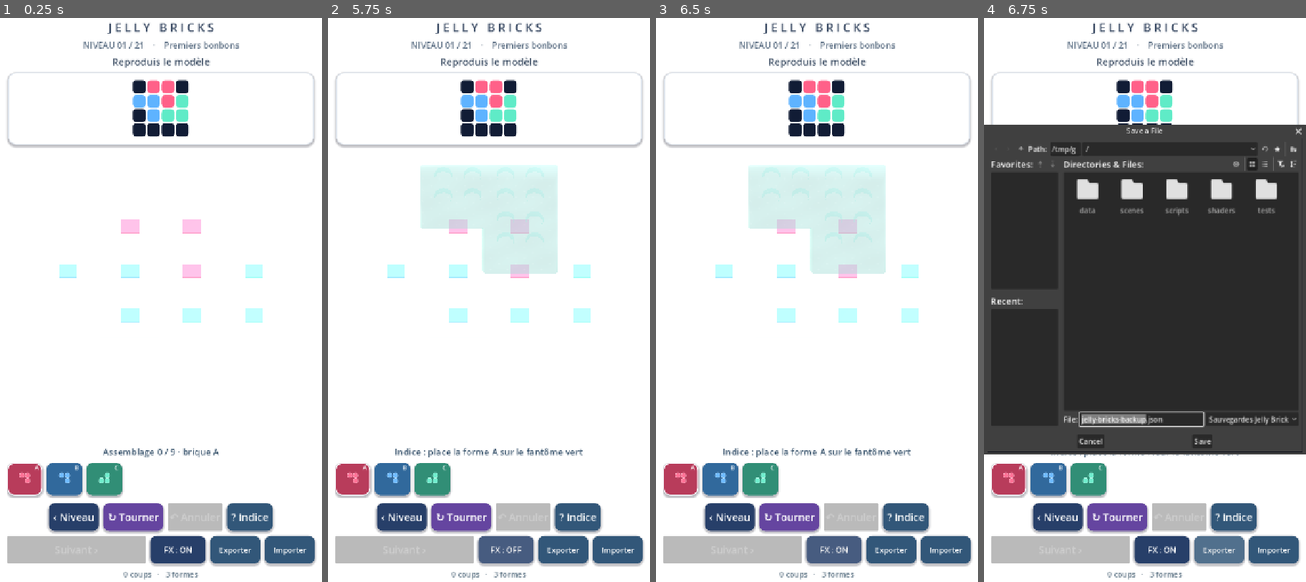
Above: before the commit, frames 1-4 (left to right).
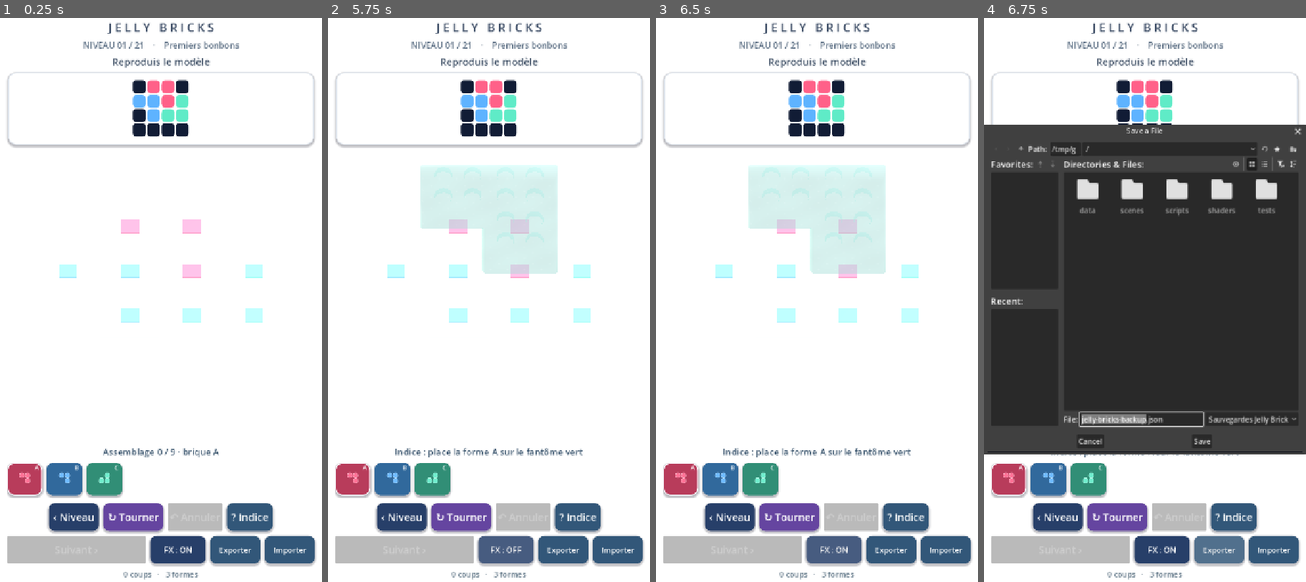
Above: after the commit, the same moments.

Repository: dbrckk/Jelly-bricks
Game: Godot game, scene res://scenes/main.tscn
The game is run twice, just before and just after one commit, with the same random seed, the same clock (stepped at 60 frames per second) and the same inputs.
Inputs (mouse positions are in pixels of both pictures, inside the frame that each line leads up to):
- Up to frame 1 (0.25 s): no input
- Up to frame 2 (5.75 s): click (353, 480) at 0.52 s; click (392, 480) at 1.27 s; click (431, 480) at 2.02 s; click "‹ Niveau" at 2.75 s; click "↻ Tourner" at 3.5 s; click "? Indice" at 4.25 s; click "FX : ON" at 5 s
- Up to frame 3 (6.5 s): click "FX : OFF" at 5.75 s
- Up to frame 4 (6.75 s): click "Exporter" at 6.5 s

Frames 1-3 are identical in both runs. In frame 4, 0.2% of the frame differs, in the area x 29-99%, y 19-76%.

Commit message:
anim(native): damped gelatin wobble and squash matching glossy brick scale

Diff:
--- a/native-godot/scripts/game_root.gd
+++ b/native-godot/scripts/game_root.gd
@@ -1098,13 +1098,20 @@
         if id == new_id:
             var landing_material: ShaderMaterial = piece.get_child(0).material_override
             var animator := create_tween()
-            piece.scale = Vector3(1.08, .65, 1.08)
+            # A short, weighted damped wobble: the studded brick settles
+            # rather than looking like a rigid cube instantly materialising.
+            # The original target pose remains authoritative for all rules.
+            var weight: float = 1.0 / sqrt(float(maxi(1, pieces[id].size())))
+            piece.scale = Vector3(1.06, .70, 1.06)
+            piece.rotation = Vector3(.052 * weight, 0.0, -.095 * weight)
             landing_material.set_shader_parameter("impact", .9)
             animator.set_parallel(true)
-            animator.tween_property(piece, "scale", Vector3.ONE, .54).set_trans(
+            animator.tween_property(piece, "scale", Vector3.ONE, .60).set_trans(
+                Tween.TRANS_ELASTIC).set_ease(Tween.EASE_OUT)
+            animator.tween_property(piece, "rotation", Vector3.ZERO, .76).set_trans(
                 Tween.TRANS_ELASTIC).set_ease(Tween.EASE_OUT)
             animator.tween_property(landing_material, "shader_parameter/impact",
-                0.0, .54).set_trans(Tween.TRANS_CUBIC)
+                0.0, .56).set_trans(Tween.TRANS_CUBIC)
 
 ## Update one mesh instance while dragging; avoid allocating a new
 ## node/material on every screen drag event (mobile GPU churn).
